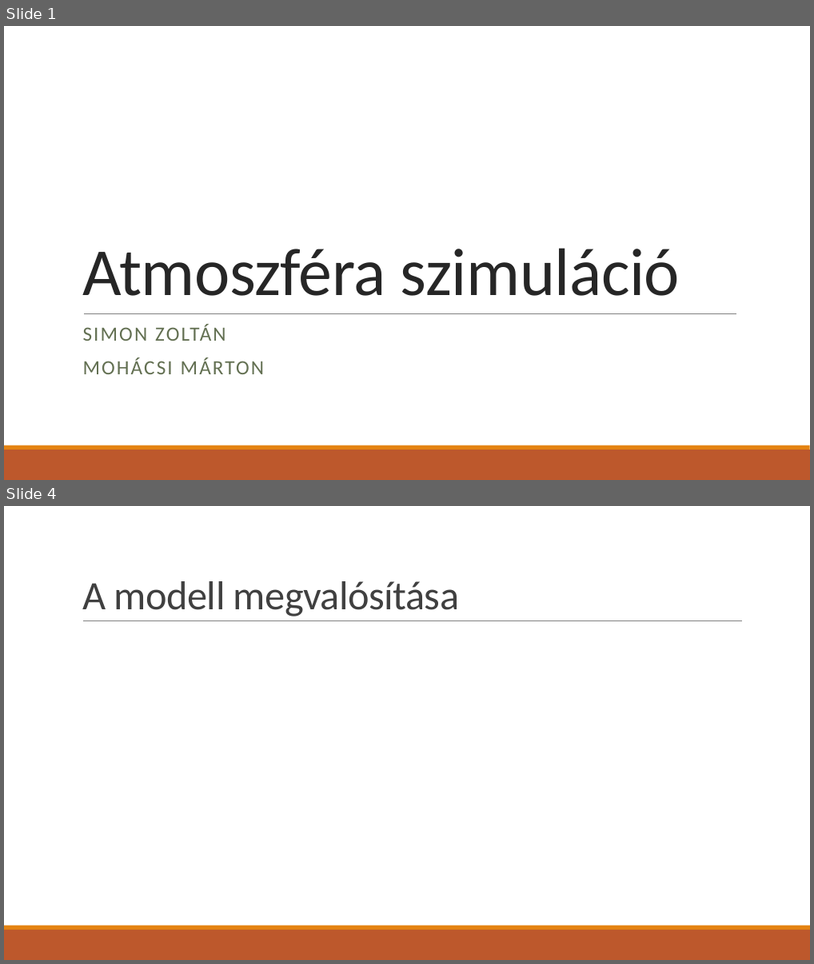
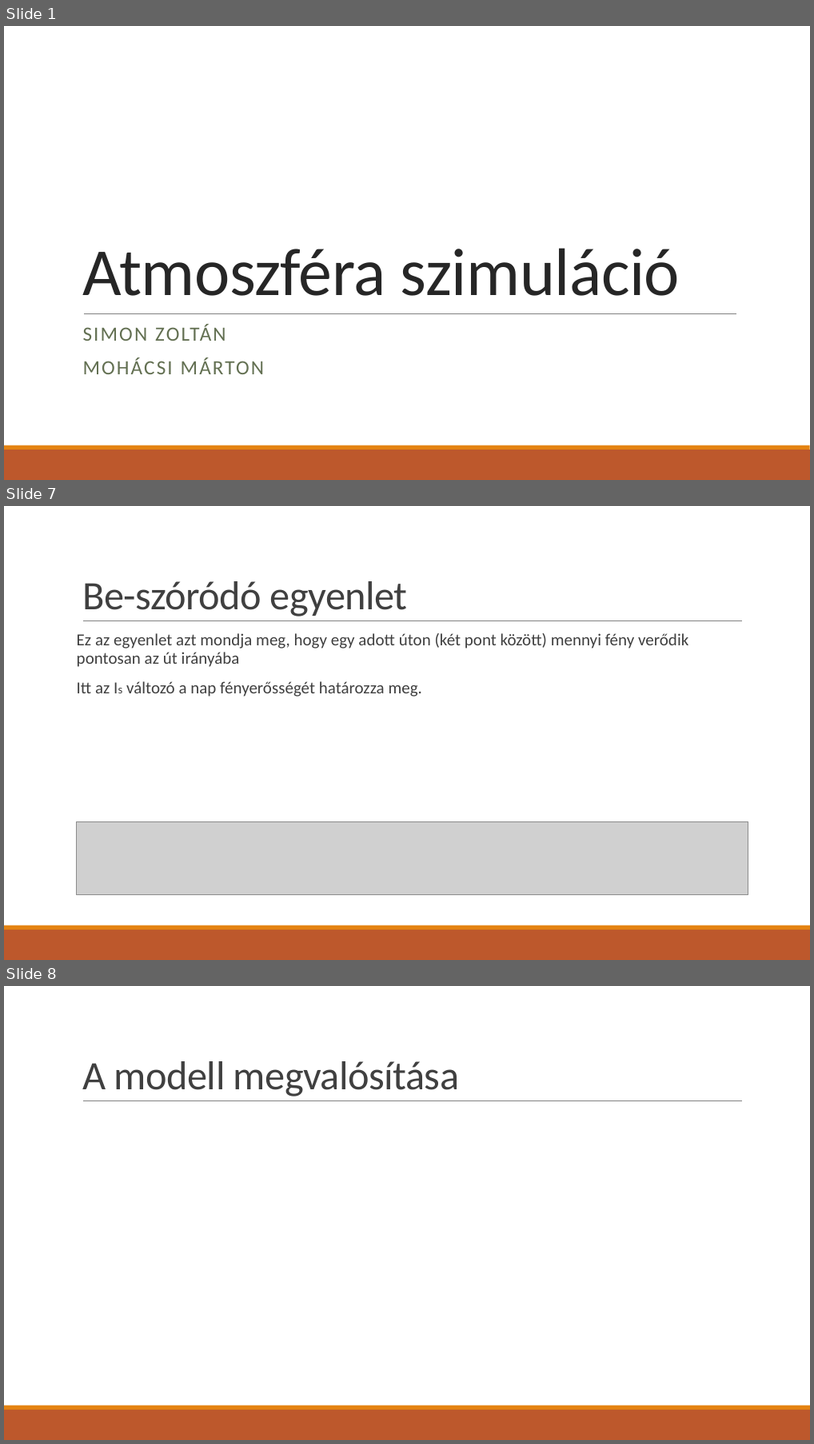
Before and after one commit to TheFlyingPiano99/AtmosphereSimulation, a slide deck: Docs/ppt/Atmoszféra szimuláció.pptx. Shown one above the other, each under a label of ours: slides 1 and 4 before the commit, slides 1, 7 and 8 after it; the slides between them are not shown. The pictures are 814x964 and 814x1444 pixels, drawn with LibreOffice and Linux fonts; fonts in the diff are those of the drawing; grey boxes stand for pictures. Boxes give left, top, right and bottom in pixels: in the first picture for what was removed or moved away, otherwise in the second. Text is boxed around its words. In the diff, an @@ line names an element or a change of style, - is before the commit and + after.

```diff
--- a/Docs/ppt/Atmoszféra szimuláció.pptx
+++ b/Docs/ppt/Atmoszféra szimuláció.pptx
@@ slide 7 added at (4,506,810,960), background #FFFFFF; not listed: 3 template elements that a slide beside it also shows @@
@@ title added at (82,581,408,616), 48 pt, text #404040 @@
+Be-szóródó egyenlet
@@ text added at (77,633,689,696), 20 pt, text #404040 @@
+Ez az egyenlet azt mondja meg, hogy egy adott úton (két pont között) mennyi fény verődik pontosan az út irányába
+Itt az Is változó a nap fényerősségét határozza meg.
@@ picture added at (77,821,749,894) @@
@@ what was slide 4 is now slide 8 @@
```
Also in this commit, not shown: 1 slide changed, 4 other slides added, 1 slide removed.
